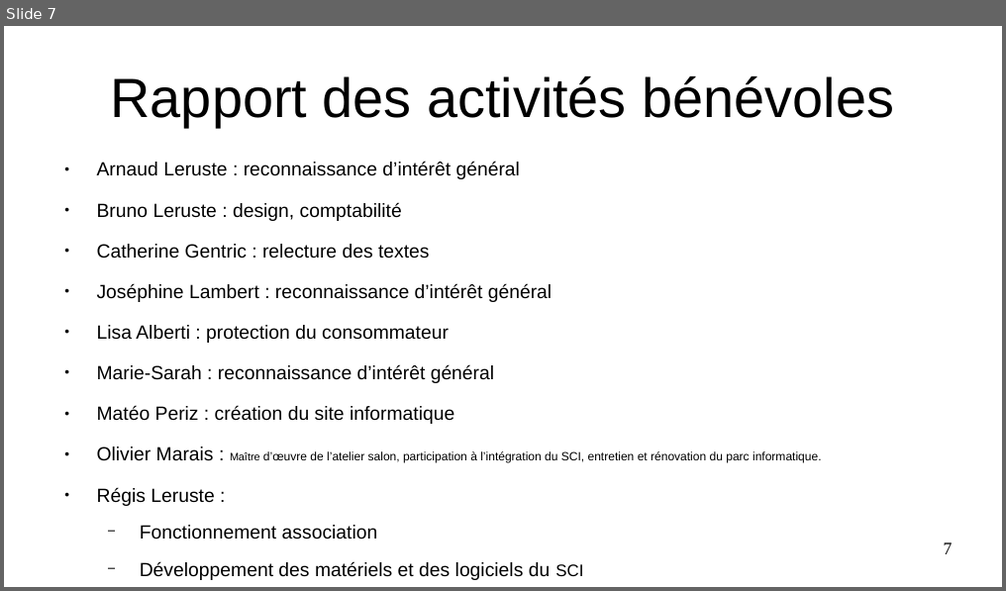
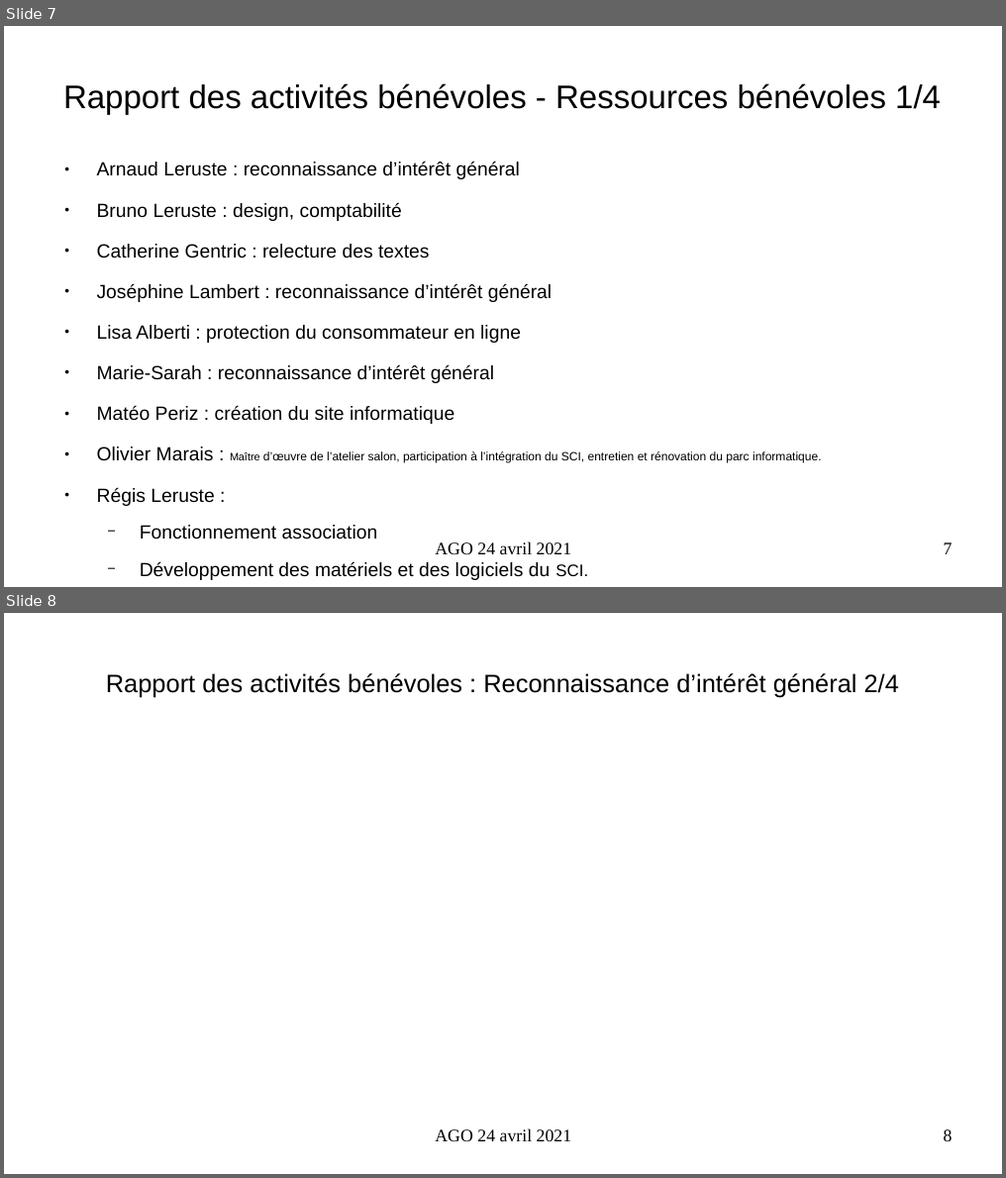
Before and after one commit to AIREL46/SCAO, a slide deck: association/2021/presentation-ago-24-avril-2021.odp. Shown one above the other, each under a label of ours: slide 7 before the commit, slides 7 and 8 after it. The pictures are 1006x591 and 1006x1178 pixels, drawn with LibreOffice and Linux fonts; fonts in the diff are those of the drawing. Boxes give left, top, right and bottom in pixels: in the first picture for what was removed or moved away, otherwise in the second. Text is boxed around its words. In the diff, an @@ line names an element or a change of style, - is before the commit and + after.

```diff
--- a/association/2021/presentation-ago-24-avril-2021.odp
+++ b/association/2021/presentation-ago-24-avril-2021.odp
@@ slide 8 added at (4, 613, 1002, 1174), background #FFFFFF @@
@@ title added at (106, 673, 899, 697), 20 pt, text #000000 @@
+Rapport des activités bénévoles : Reconnaissance d’intérêt général 2/4
@@ text added at (435, 1129, 572, 1142), 14 pt, text #000000 @@
+AGO 24 avril 2021
@@ page number added at (944, 1130, 952, 1142), 14 pt, text #000000 @@
+8
@@ slide 7 changed as well @@
@@ title at (63, 83, 941, 114): text changed; size 44 to 26 pt @@
-Rapport des activités bénévoles
+Rapport des activités bénévoles - Ressources bénévoles 1/4
@@ text at (97, 325, 521, 343): text changed @@
-● Lisa Alberti : protection du consommateur
+● Lisa Alberti : protection du consommateur en ligne
@@ text added at (435, 542, 572, 555), 14 pt, text #000000 @@
+AGO 24 avril 2021
```
Also in this commit, not shown: 12 other slides changed, 4 other slides added, 2 slides removed, 2 other files.
